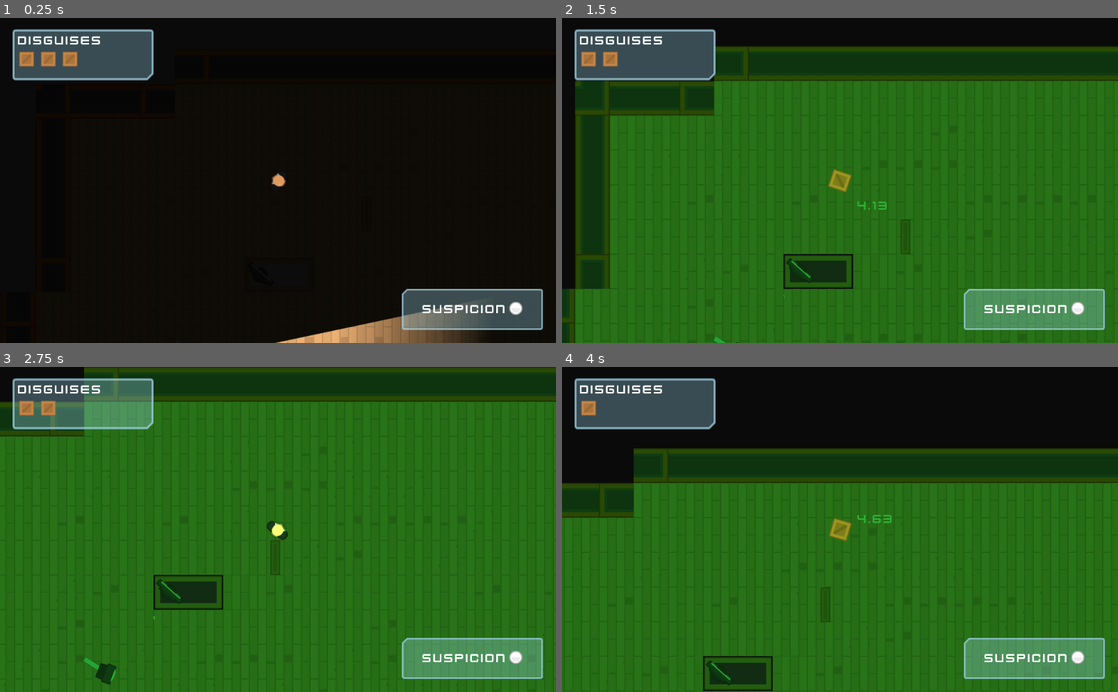
Above: before the commit, frames 1-4 (two rows, left to right).
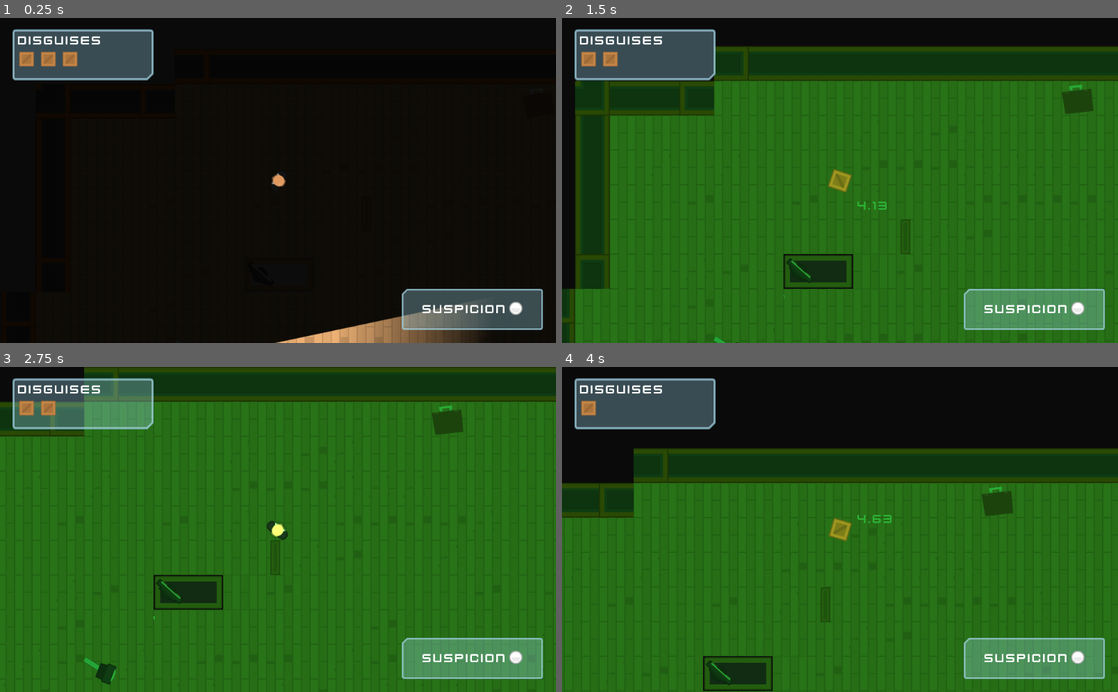
Above: after the commit, the same moments.

Repository: NightZpy/HeistMeistersGodotEngineGame
Game: Godot game, scene res://Levels/Level_1.tscn
Same seed, same stepped clock (60 frames per second), same inputs: the game is played once before the commit and once after it.
Inputs (mouse positions are in pixels of both pictures, inside the frame that each line leads up to):
- Up to frame 1 (0.25 s): no input
- Up to frame 2 (1.5 s): tap Enter at 0.5 s; move the mouse to (928, 206) at 0.52 s; hold D (move_right) 0.53-1.28 s; tap E (Toggle_disguise) at 0.6 s; click (928, 206) at 0.67 s; move the mouse to (812, 265) at 1.27 s; hold S (move_down) from 1.28 s (still down); tap F (switch_vision_mode) at 1.35 s; click (812, 265) at 1.42 s
- Up to frame 3 (2.75 s): move the mouse to (333, 458) at 2.02 s; release S (move_down) at 2.03 s; hold D (move_right) from 2.03 s (still down); tap E (Toggle_disguise) at 2.1 s
- Up to frame 4 (4 s): move the mouse to (812, 594) at 2.77 s; release D (move_right) at 2.78 s; hold W (move_up) 2.78-3.53 s; tap F (switch_vision_mode) at 2.85 s; click (812, 594) at 2.92 s; move the mouse to (1006, 578) at 3.52 s; hold A (move_left) from 3.53 s (still down); tap E (Toggle_disguise) at 3.6 s

The runs differ from the first frame. In frame 2, 0.4% of the frame differs, in the area x 89-96%, y 20-30%; in frame 3, 0.4%; in frame 4, 0.4%.
Error in both runs: Invalid get index '0' (on base: 'PoolVector2Array'). (res://Guard.gd:23)

Commit message:
added loot and exit game

Diff:
--- /dev/null
+++ b/Exit.gd
@@ -0,0 +1,7 @@
+extends ColorRect
+
+
+
+func _on_Area2D_body_entered(body):
+	if body.has_node("Briefcase"):
+		get_tree().quit()
--- a/Interface/GUI.tscn
+++ b/Interface/GUI.tscn
@@ -8,6 +8,8 @@
 [ext_resource path="res://GFX/Interface/PNG/glassPanel_cornerBR.png" type="Texture" id=6]
 [ext_resource path="res://GFX/PNG/Tiles/tile_129.png" type="Texture" id=7]
 [ext_resource path="res://Interface/DisguiseCounter.gd" type="Script" id=8]
+[ext_resource path="res://GFX/Interface/PNG/glassPanel_cornerTR.png" type="Texture" id=9]
+[ext_resource path="res://Interface/LootContainer.gd" type="Script" id=10]
 
 [node name="GUI" type="CanvasLayer"]
 
@@ -18,6 +20,7 @@
 theme = ExtResource( 1 )
 
 [node name="NinePatchRect" type="NinePatchRect" parent="Control"]
+editor/display_folded = true
 anchor_left = 1.0
 anchor_top = 1.0
 anchor_right = 1.0
@@ -63,6 +66,7 @@
 script = ExtResource( 5 )
 
 [node name="DisguiseContainer" type="NinePatchRect" parent="Control"]
+editor/display_folded = true
 margin_left = 23.0
 margin_top = 21.0
 margin_right = 24.0
@@ -93,9 +97,49 @@
 ]]
 margin_top = 31.0
 margin_right = 237.0
-margin_bottom = 76.0
+margin_bottom = 65.0
 items = [ "", ExtResource( 7 ), false ]
 auto_height = true
 max_columns = 7
 icon_scale = 0.5
 script = ExtResource( 8 )
+
+[node name="LootContainer" type="NinePatchRect" parent="Control" groups=[
+"Loot",
+]]
+editor/display_folded = true
+anchor_top = 1.0
+anchor_bottom = 1.0
+margin_left = 24.0
+margin_top = -100.0
+margin_right = 284.0
+margin_bottom = -24.0
+rect_min_size = Vector2( 260, 76 )
+theme = ExtResource( 1 )
+texture = ExtResource( 9 )
+patch_margin_left = 20
+patch_margin_top = 20
+patch_margin_right = 20
+patch_margin_bottom = 20
+script = ExtResource( 10 )
+
+[node name="VBoxContainer" type="VBoxContainer" parent="Control/LootContainer"]
+anchor_right = 1.0
+anchor_bottom = 1.0
+margin_left = 12.0
+margin_top = 12.0
+margin_right = -12.0
+margin_bottom = -12.0
+
+[node name="Label" type="Label" parent="Control/LootContainer/VBoxContainer"]
+margin_right = 236.0
+margin_bottom = 27.0
+text = "Loot"
+
+[node name="ItemList" type="ItemList" parent="Control/LootContainer/VBoxContainer"]
+margin_top = 31.0
+margin_right = 236.0
+margin_bottom = 31.0
+auto_height = true
+max_columns = 7
+icon_scale = 0.2
--- /dev/null
+++ b/Interface/LootContainer.gd
@@ -0,0 +1,10 @@
+extends NinePatchRect
+
+
+func _ready():
+	hide()
+
+
+func collect_loot():
+	show()
+	$VBoxContainer/ItemList.add_icon_item(load("res://GFX/Loot/suitcase.png"), false)
--- a/Interface/NumpadTheme.tres
+++ b/Interface/NumpadTheme.tres
@@ -10,6 +10,8 @@
 size = 18
 font_data = ExtResource( 1 )
 
+[sub_resource type="StyleBoxEmpty" id=2]
+
 [sub_resource type="StyleBoxEmpty" id=3]
 
 [sub_resource type="StyleBoxEmpty" id=4]
@@ -20,14 +22,12 @@
 
 [sub_resource type="StyleBoxEmpty" id=7]
 
-[sub_resource type="StyleBoxEmpty" id=8]
-
-[sub_resource type="DynamicFont" id=2]
+[sub_resource type="DynamicFont" id=8]
 size = 24
 font_data = ExtResource( 5 )
 
 [resource]
-default_font = SubResource( 2 )
+default_font = SubResource( 8 )
 Button/colors/font_color = Color( 0, 0, 0, 1 )
 Button/colors/font_color_disabled = Color( 0.286275, 0.282353, 0.282353, 0.2 )
 Button/colors/font_color_hover = Color( 0, 0, 0, 1 )
--- /dev/null
+++ b/Levels/Exit.tscn
@@ -0,0 +1,33 @@
+[gd_scene load_steps=4 format=2]
+
+[ext_resource path="res://Interface/NumpadTheme.tres" type="Theme" id=1]
+[ext_resource path="res://Exit.gd" type="Script" id=2]
+
+[sub_resource type="RectangleShape2D" id=1]
+extents = Vector2( 100, 50 )
+
+[node name="Exit" type="ColorRect"]
+margin_right = 40.0
+margin_bottom = 40.0
+rect_min_size = Vector2( 200, 100 )
+theme = ExtResource( 1 )
+color = Color( 0.509804, 0.309804, 0.309804, 1 )
+script = ExtResource( 2 )
+
+[node name="Label" type="Label" parent="."]
+anchor_left = 0.5
+anchor_top = 0.5
+anchor_right = 0.5
+anchor_bottom = 0.5
+margin_left = -34.0
+margin_top = -13.5
+margin_right = 34.0
+margin_bottom = 13.5
+text = "EXIT"
+
+[node name="Area2D" type="Area2D" parent="."]
+position = Vector2( 100, 50 )
+
+[node name="CollisionShape2D" type="CollisionShape2D" parent="Area2D"]
+shape = SubResource( 1 )
+[connection signal="body_entered" from="Area2D" to="." method="_on_Area2D_body_entered"]
--- a/Levels/Level_1.tscn
+++ b/Levels/Level_1.tscn
@@ -1,13 +1,17 @@
-[gd_scene load_steps=7 format=2]
+[gd_scene load_steps=8 format=2]
 
 [ext_resource path="res://Levels/TemplateLevel.tscn" type="PackedScene" id=1]
-[ext_resource path="res://Characters/NPC/Camera.tscn" type="PackedScene" id=2]
-[ext_resource path="res://Characters/NPC/Guard.tscn" type="PackedScene" id=3]
-[ext_resource path="res://Doors/Door.tscn" type="PackedScene" id=4]
-[ext_resource path="res://Doors/LockedDoor.tscn" type="PackedScene" id=5]
-[ext_resource path="res://Computer/Computer.tscn" type="PackedScene" id=6]
+[ext_resource path="res://Loot/BriefCase.tscn" type="PackedScene" id=2]
+[ext_resource path="res://Characters/NPC/Camera.tscn" type="PackedScene" id=3]
+[ext_resource path="res://Characters/NPC/Guard.tscn" type="PackedScene" id=4]
+[ext_resource path="res://Doors/Door.tscn" type="PackedScene" id=5]
+[ext_resource path="res://Doors/LockedDoor.tscn" type="PackedScene" id=6]
+[ext_resource path="res://Computer/Computer.tscn" type="PackedScene" id=7]
 
-[node name="Level1" instance=ExtResource( 1 )]
+[node name="Level1" index="0" instance=ExtResource( 1 )]
+
+[node name="Navigation2D" parent="." index="0"]
+editor/display_folded = true
 
 [node name="TileMap" parent="Navigation2D" index="0"]
 tile_data = PoolIntArray( -393224, 1610612737, 65542, -393223, 1610612737, 2, -393222, 1610612737, 2, -393221, 16106127 …(19288 unchanged characters)…
@@ -41,64 +45,84 @@
 [node name="Furniture" parent="Navigation2D" index="2"]
 tile_data = PoolIntArray( -131059, -1073741820, 0, 786445, 0, 0, 786446, 1, 0, 786447, 1, 0, 851979, -1610612736, 0, 851982, 1610612740, 0, 917515, -1073741823, 0, 917516, -1073741820, 0, 983051, -1073741823, 0 )
 
-[node name="Player" parent="." index="3"]
-editor/display_folded = false
+[node name="Loot" type="Node" parent="." index="4"]
 
-[node name="Camera" parent="Cameras" index="0" instance=ExtResource( 2 )]
+[node name="Briefcase" parent="Loot" index="0" instance=ExtResource( 2 )]
+position = Vector2( 157.509, -349.931 )
+
+[node name="Cameras" parent="." index="5"]
+editor/display_folded = true
+
+[node name="Camera" parent="Cameras" index="0" instance=ExtResource( 3 )]
 position = Vector2( 617.001, -236.77 )
 rotation = 2.43773
 
-[node name="Camera2" parent="Cameras" index="1" instance=ExtResource( 2 )]
+[node name="Camera2" parent="Cameras" index="1" instance=ExtResource( 3 )]
 position = Vector2( -479.266, 111.329 )
 rotation = 0.568148
 
-[node name="Camera3" parent="Cameras" index="2" instance=ExtResource( 2 )]
+[node name="Camera3" parent="Cameras" index="2" instance=ExtResource( 3 )]
 position = Vector2( 546.366, 496.241 )
 rotation = -1.53197
 scale = Vector2( 0.600298, 0.680239 )
 
-[node name="Camera4" parent="Cameras" index="3" instance=ExtResource( 2 )]
+[node name="Camera4" parent="Cameras" index="3" instance=ExtResource( 3 )]
 position = Vector2( 1010.73, 586.584 )
 rotation = -3.8339
 scale = Vector2( 0.600298, 0.680239 )
 
-[node name="Guard" parent="Guards" index="0" instance=ExtResource( 3 )]
+[node name="Guards" parent="." index="6"]
+editor/display_folded = true
+
+[node name="Guard" parent="Guards" index="0" instance=ExtResource( 4 )]
 position = Vector2( -364.994, 728.961 )
 
-[node name="Guard2" parent="Guards" index="1" instance=ExtResource( 3 )]
+[node name="Guard2" parent="Guards" index="1" instance=ExtResource( 4 )]
 position = Vector2( 542.047, 876.271 )
 rotation = 3.12718
 
-[node name="Doors" parent="." index="6"]
+[node name="Doors" parent="." index="7"]
 editor/display_folded = true
 
-[node name="Door" parent="Doors" index="0" instance=ExtResource( 4 )]
+[node name="Door" parent="Doors" index="0" instance=ExtResource( 5 )]
 position = Vector2( 671.954, -0.01 )
 rotation = -1.5669
 scale = Vector2( 1.99976, 1 )
 
-[node name="Door2" parent="Doors" index="1" instance=ExtResource( 4 )]
+[node name="Door2" parent="Doors" index="1" instance=ExtResource( 5 )]
 position = Vector2( 673.12, 353.11 )
 rotation = -1.5669
 scale = Vector2( 1.04101, 1 )
 
-[node name="Door3" parent="Doors" index="2" instance=ExtResource( 4 )]
+[node name="Door3" parent="Doors" index="2" instance=ExtResource( 5 )]
 position = Vector2( -159.222, -160.152 )
 rotation = -1.5669
 scale = Vector2( 1.00055, 1 )
 
-[node name="Door4" parent="Doors" index="3" instance=ExtResource( 4 )]
+[node name="Door4" parent="Doors" index="3" instance=ExtResource( 5 )]
 position = Vector2( 224.285, 543.183 )
 rotation = -3.13952
 scale = Vector2( 3.04036, 1 )
 
-[node name="LockedDoor" parent="LockedDoors" index="0" instance=ExtResource( 5 )]
+[node name="LockedDoors" parent="." index="8"]
+editor/display_folded = true
+
+[node name="LockedDoor" parent="LockedDoors" index="0" instance=ExtResource( 6 )]
 position = Vector2( 638.474, 158.234 )
 rotation = 1.5708
 scale = Vector2( 1.32, 1 )
 
-[node name="Computer" parent="Computers" index="0" instance=ExtResource( 6 )]
+[node name="Computers" parent="." index="9"]
+editor/display_folded = true
+
+[node name="Computer" parent="Computers" index="0" instance=ExtResource( 7 )]
 position = Vector2( -355.517, -32.1867 )
 rotation = -0.840323
 lock_group = "1"
+
+[node name="Exit" parent="." index="11"]
+margin_left = 1651.12
+margin_top = 479.472
+margin_right = 1851.12
+margin_bottom = 579.472
 [connection signal="combination" from="Computers/Computer" to="LockedDoors/LockedDoor" method="_on_Computer_combination"]
--- a/Levels/TemplateLevel.tscn
+++ b/Levels/TemplateLevel.tscn
@@ -1,10 +1,11 @@
-[gd_scene load_steps=18 format=2]
+[gd_scene load_steps=19 format=2]
 
 [ext_resource path="res://Tiles/Tiles.tres" type="TileSet" id=1]
 [ext_resource path="res://GFX/Tilesheet/tilesheet_complete.png" type="Texture" id=2]
 [ext_resource path="res://Interface/VisionMode.tscn" type="PackedScene" id=3]
 [ext_resource path="res://Characters/Player.tscn" type="PackedScene" id=4]
 [ext_resource path="res://Interface/GUI.tscn" type="PackedScene" id=5]
+[ext_resource path="res://Levels/Exit.tscn" type="PackedScene" id=6]
 
 [sub_resource type="OccluderPolygon2D" id=1]
 polygon = PoolVector2Array( 0, 0, 64, 0, 64, 64, 0, 64 )
@@ -164,3 +165,5 @@
 [node name="Computers" type="Node2D" parent="."]
 
 [node name="GUI" parent="." instance=ExtResource( 5 )]
+
+[node name="Exit" parent="." instance=ExtResource( 6 )]
--- /dev/null
+++ b/Loot/BriefCase.gd
@@ -0,0 +1,7 @@
+extends Area2D
+
+
+
+func _on_BriefCase_body_entered(body):
+	body.collect_briefcase()
+	queue_free()
--- /dev/null
+++ b/Loot/BriefCase.tscn
@@ -0,0 +1,19 @@
+[gd_scene load_steps=4 format=2]
+
+[ext_resource path="res://Loot/BriefCase.gd" type="Script" id=1]
+[ext_resource path="res://GFX/Loot/suitcase.png" type="Texture" id=2]
+
+[sub_resource type="RectangleShape2D" id=1]
+extents = Vector2( 32, 32 )
+
+[node name="BriefCase" type="Area2D"]
+collision_layer = 0
+script = ExtResource( 1 )
+
+[node name="Sprite" type="Sprite" parent="."]
+scale = Vector2( 0.5, 0.5 )
+texture = ExtResource( 2 )
+
+[node name="CollisionShape2D" type="CollisionShape2D" parent="."]
+shape = SubResource( 1 )
+[connection signal="body_entered" from="." to="." method="_on_BriefCase_body_entered"]
--- a/Player.gd
+++ b/Player.gd
@@ -93,3 +93,14 @@
 
 func update_disguises_gui():
 	get_tree().call_group("DisguisesDisplay", "update_disguises", number_of_disguises)
+
+
+func update_loot_gui():
+	get_tree().call_group("Loot", "collect_loot")
+
+
+func collect_briefcase():
+	var loot = Node.new()
+	loot.set_name("Briefcase")
+	add_child(loot)
+	update_loot_gui()
Not shown: 1 places in Interface/GUI.tscn that only renumber resources
Not shown: 1 places in Interface/NumpadTheme.tres that only renumber resources
